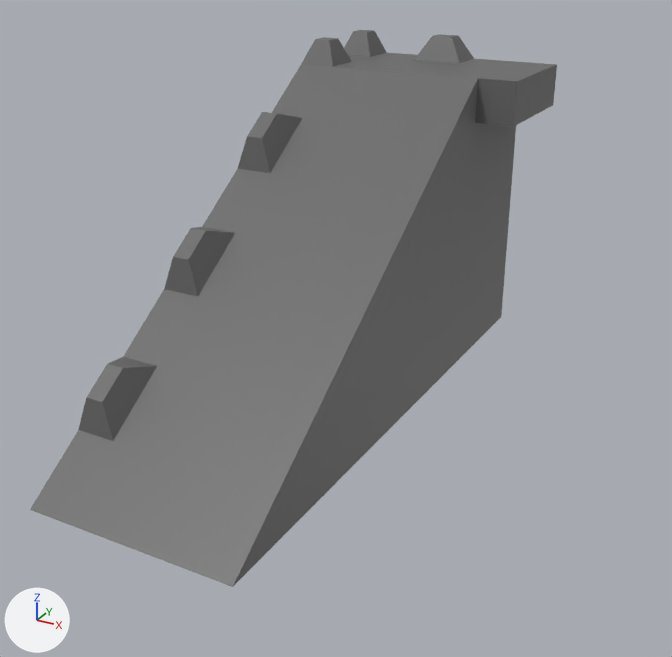
The FBX model Assets/Models/Ramp.fbx: old version first, new version second.
The view is the same before and after, from a 50 mm lens placed at (4.22, -7.2, 4.41), pointed at (0.46, -0.35, 0.99). Arrows for +X, +Y and +Z are at lower left; the lights stay in place. Where no turn or scale is listed for an object, it has been applied to the vertices.

The older version as bpy lines, for what is in view:
```python
me_cube_001 = bpy.data.meshes.new('Cube.001')
me_cube_001.from_pydata(...)  # 184 vertices, 182 faces; spans x -1.04..1.36, y -2.81..2.9, z 0.0..3.25
me_cube_001.materials.append(mat_wall_material)  # dark grey #686868
ob_ramp = bpy.data.objects.new('Ramp', me_cube_001)
ob_ramp.location = (0.0, 0.0, 0.0)
```
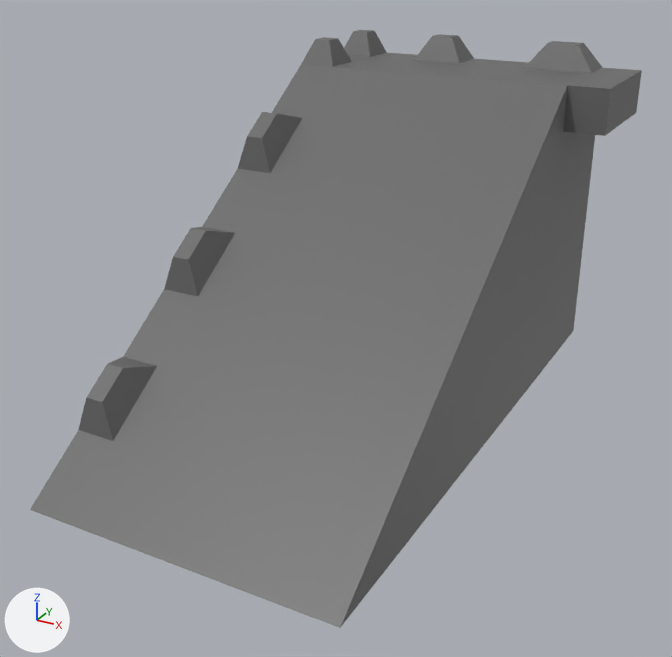
The newer file is also turned or shifted as a whole; pictures and numbers use the older file's frame.

The change, as a diff of the scene's bpy script:
```diff
--- a/Assets/Models/Ramp.fbx.py
+++ b/Assets/Models/Ramp.fbx.py
@@ me_cube_001 @@
 # used by ob_ramp; location = (0.0, 0.0, 0.0)
-me_cube_001.from_pydata(...)  # 184 vertices, 182 faces; spans x -1.04..1.36, y -2.81..2.9, z 0.0..3.25
+me_cube_001.from_pydata(...)  # 210 vertices, 208 faces; spans x -1.04..2.24, y -2.81..2.9, z 0.0..3.25
+# me_cube_001 part 1
+# 1 vertex is removed from x 0.96, y 2.03, z 2.2
+# 41 faces are deleted
+# 19 vertices in x 0.96..1.36, y -2.81..2.9, z 0.0..3.0 move by (0.88, 0.0, 0.0)
+# 16 vertices in x 0.96, y -2.18..2.9, z 0.0..3.0 move by (0.17, 0.0, 0.0)
+# 5 vertices in x 0.96, y 2.47, z 0.73..2.2 move by (0.88, 0.43, 0.0)
+# 4 vertices in x 0.96, y 1.6..2.47, z 0.37..2.57 move by (0.88, 0.0, -0.37)
+# 6 vertices move from x 0.96..1.36, y 1.6..2.47, z 1.1..3.0 to x 1.84, y 0.34..2.47, z 1.1..3.0
+# 8 vertices are added at x 1.32..2.24, y 2.03..2.78, z 0.73..3.25
+# 13 new vertices lie (0.71, 0.0, 0.0) away from vertices in x 0.42..0.96, y -2.81..2.9, z 0.0..3.0
+# 6 new vertices lie (0.0, 0.0, 0.37) away from vertices in x 0.96, y 1.6..2.03, z 0.37..2.57
+# 67 new faces join them
 me_cube_001.materials.append(mat_wall_material)
```

Location of each change, [x1, y1, x2, y2] in pixels of the pictures (672 x 657 px):
'Ramp', reshaped (16% wider, 7% taller)
    before: [30, 30, 557, 587]
    after: [30, 30, 642, 628]
part 1 of me_cube_001, built on
    before: [173, 59, 557, 587]
    after: [173, 41, 642, 628]
